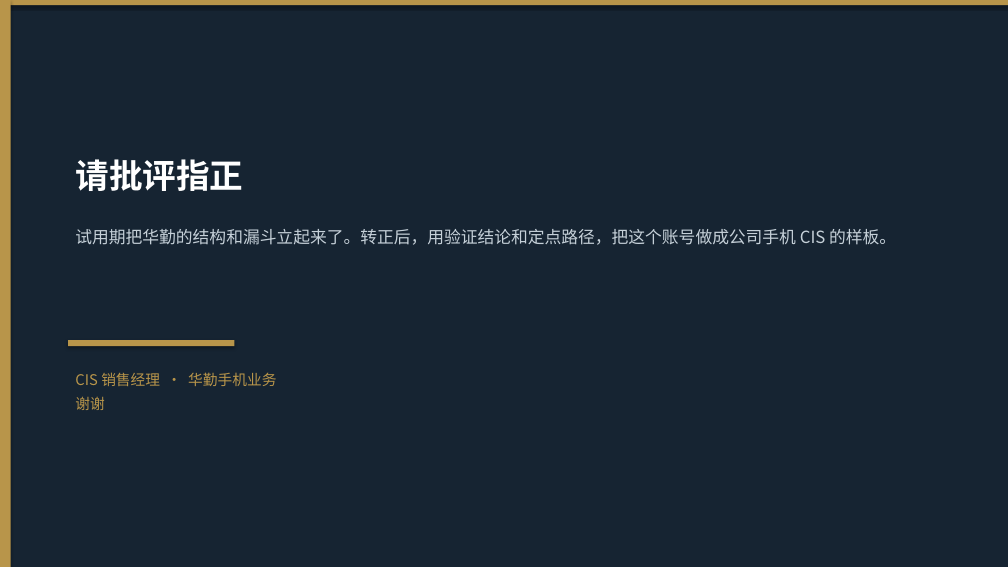
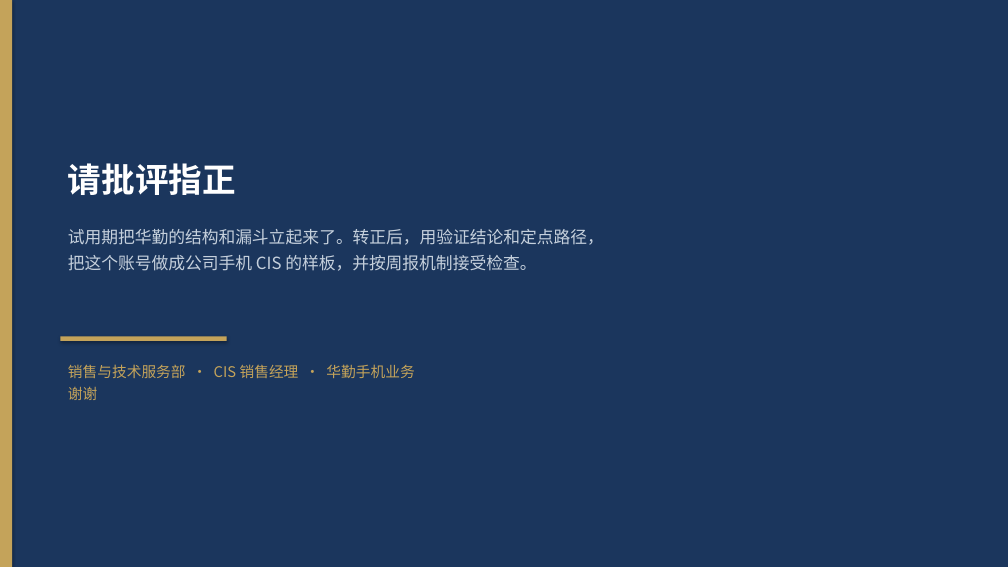
Before and after one commit to ChrisXiaoSu/git20260729, a slide deck: slide 16 of CIS销售经理-华勤手机业务-转正答辩.pptx. Drawn at 1008x567 pixels with LibreOffice and Linux fonts; fonts in the diff are those of the drawing. Boxes give left, top, right and bottom in pixels: in the first picture for what was removed or moved away, otherwise in the second. Text is boxed around its words. In the diff, an @@ line names an element or a change of style, - is before the commit and + after.

```diff
--- a/CIS销售经理-华勤手机业务-转正答辩.pptx
+++ b/CIS销售经理-华勤手机业务-转正答辩.pptx
@@ rectangle at [0, 0, 1008, 567]: fill #162432 to #1B365D @@
@@ rectangle at [0, 0, 12, 567]: fill #B8954A to #C4A35A @@
@@ rectangle removed at [0, 0, 1008, 5] @@
@@ text "请批评指正": place and size @@
-text "请批评指正" at [75, 159, 243, 191]
+text "请批评指正" at [68, 163, 236, 195]
@@ text "请批评指正" at [68, 163, 236, 195]: less space between paragraphs @@
@@ text at [68, 229, 604, 271]: text changed; text colour #C5D0D8 to #C5D0DC @@
-试用期把华勤的结构和漏斗立起来了。转正后，用验证结论和定点路径，把这个账号做成公司手机 CIS 的样板。
+试用期把华勤的结构和漏斗立起来了。转正后，用验证结论和定点路径，
+把这个账号做成公司手机 CIS 的样板，并按周报机制接受检查。
@@ text "销售与技术服务部 · CIS 销售经理 · ...": place and size @@
-text "销售与技术服务部 · CIS 销售经理 · ..." at [75, 372, 276, 410]
+text "销售与技术服务部 · CIS 销售经理 · ..." at [68, 364, 414, 400]
@@ rectangle added at [60, 337, 227, 341], fill #C4A35A @@
@@ rounded rectangle removed at [68, 340, 234, 346] @@
@@ text at [68, 364, 414, 378]: text changed; text colour #B8954A to #C4A35A @@
-CIS 销售经理 · 华勤手机业务
+销售与技术服务部 · CIS 销售经理 · 华勤手机业务
@@ text at [68, 387, 97, 400]: text colour #B8954A to #C4A35A in "谢谢"; less space between paragraphs @@
```
Also in this commit, not shown: 13 other slides changed, 2 slides added, 2 slides removed, 3 other files.
